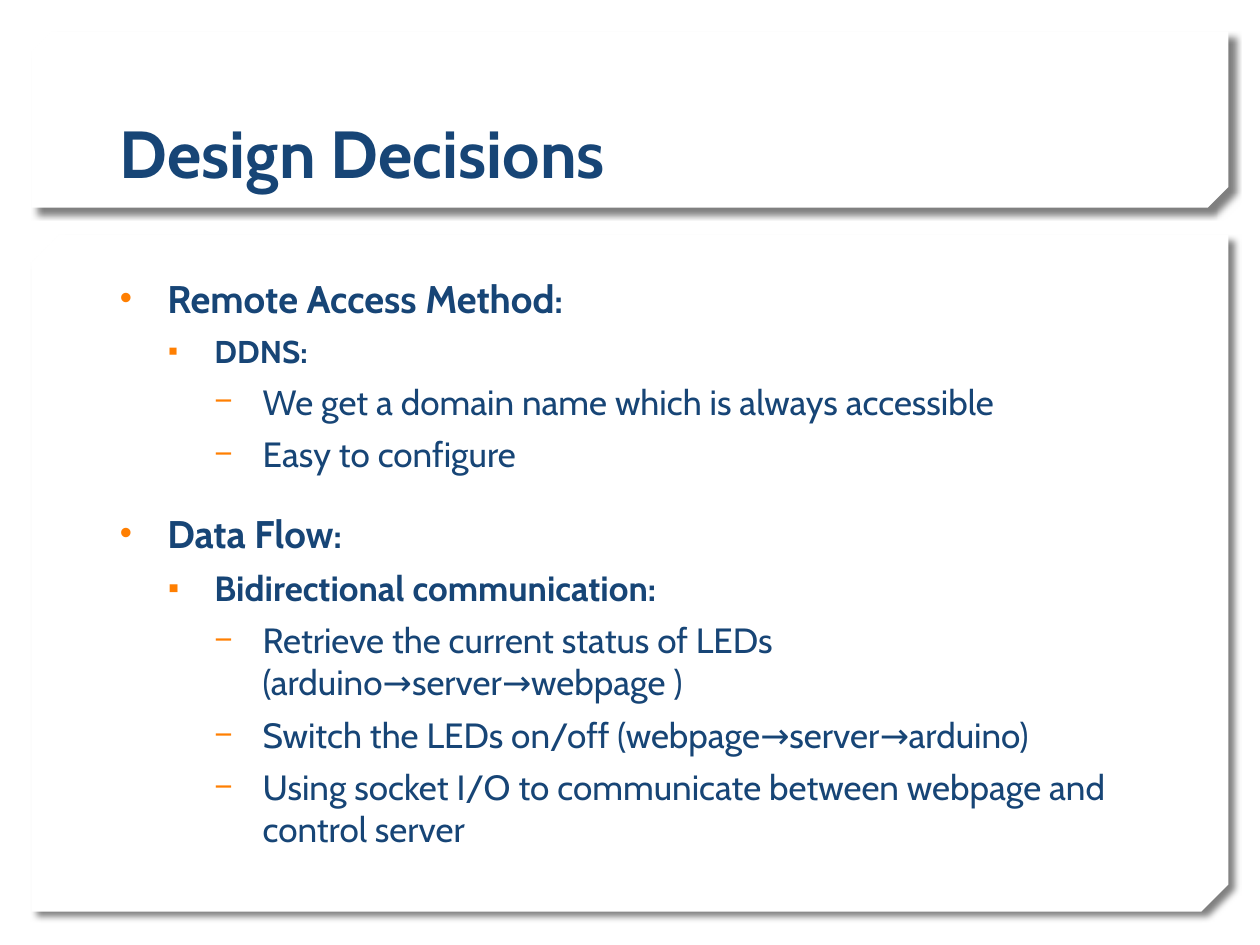
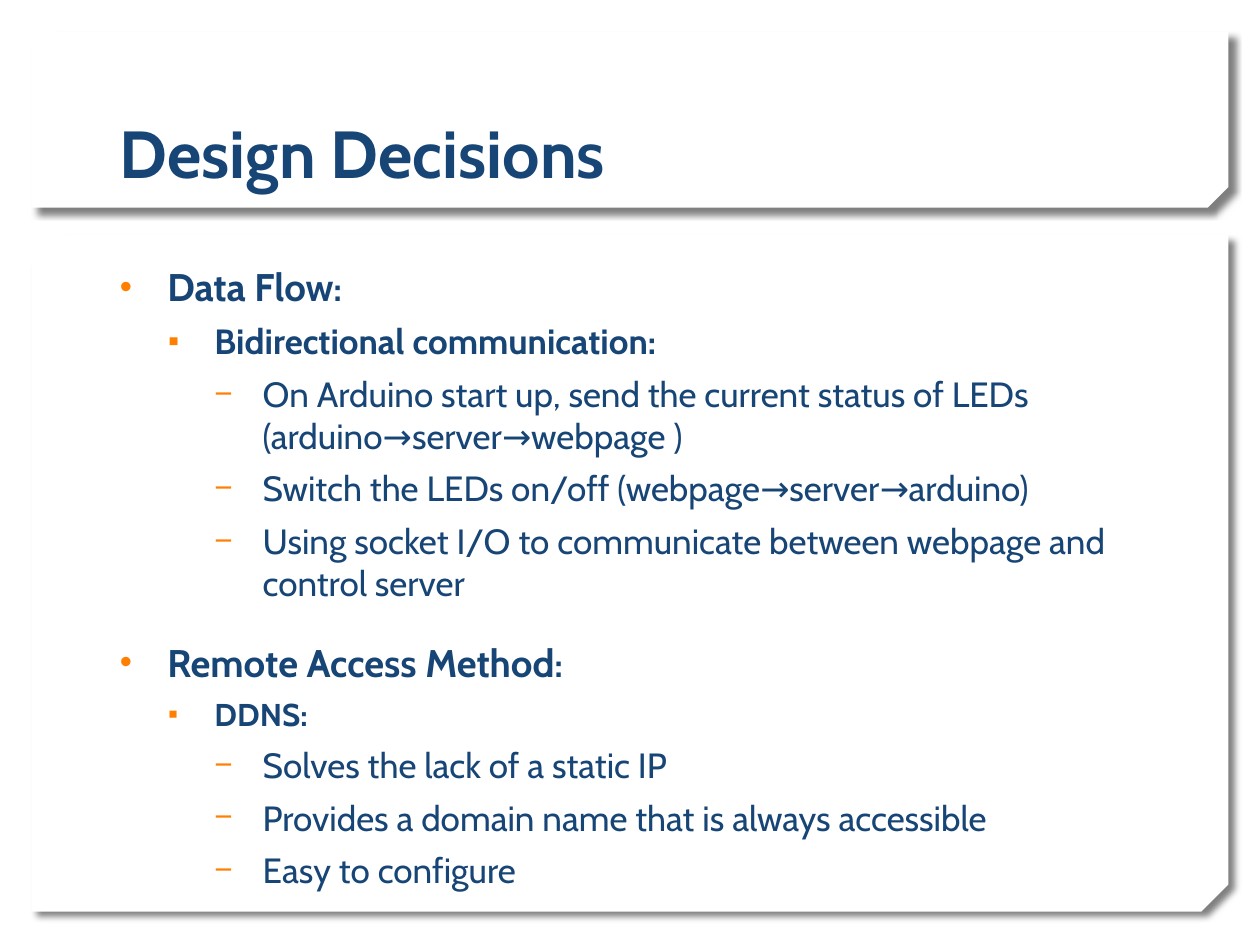
Before and after one commit to estherlu/EC544_Group4, a slide deck: slide 3 of challenge#3/Challenge3_Group4.pptx (slide 4 before the commit). Drawn at 1260x945 pixels with LibreOffice and Linux fonts; fonts in the diff are those of the drawing; background and template pictures are left out. Boxes give left, top, right and bottom in pixels: in the first picture for what was removed or moved away, otherwise in the second. Text is boxed around its words. In the diff, an @@ line names an element or a change of style, - is before the commit and + after.

Commit message:
Updated Slides

```diff
--- a/challenge#3/Challenge3_Group4.pptx
+++ b/challenge#3/Challenge3_Group4.pptx
@@ text "Data Flow:": place and size @@
-text "Data Flow:" at (167,284,1105,843)
+text "Data Flow:" at (167,272,1105,839)
@@ text at (167,272,1105,597): paragraphs added @@
+• Data Flow:
+  ▪ Bidirectional communication:
+    − On Arduino start up, send the current status of LEDs (arduino→server→webpage )
+    − Switch the LEDs on/off (webpage→server→arduino)
+    − Using socket I/O to communicate between webpage and control server
@@ text at (167,519,1105,843): paragraphs removed @@
-• Data Flow:
-  ▪ Bidirectional communication:
-    − Retrieve the current status of LEDs (arduino→server→webpage )
-    − Switch the LEDs on/off (webpage→server→arduino)
-    − Using socket I/O to communicate between webpage and control server
@@ text at (263,751,987,839): text changed @@
-    − We get a domain name which is always accessible
+    − Solves the lack of a static IP
+    − Provides a domain name that is always accessible
```
Also in this commit, not shown: 3 other slides changed, 1 slide removed.
